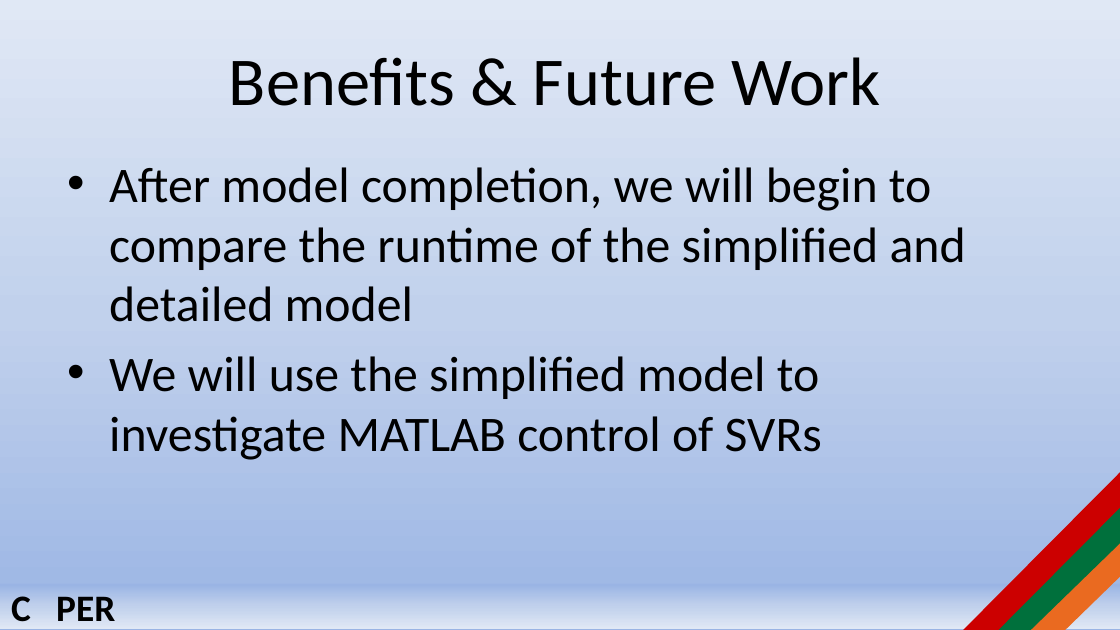
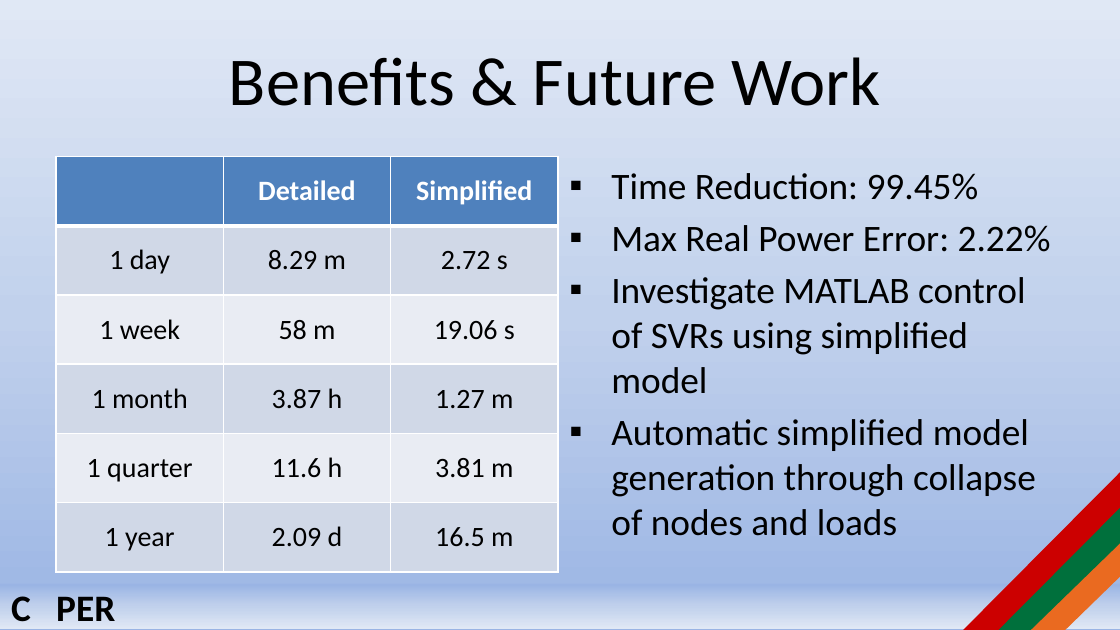
Before and after one commit to jlavall1/CAPER, a slide deck: slide 12 of 06_Joshua_Smith/Documents/CAPER April 4 5 2016.pptx. Drawn at 1120x630 pixels with LibreOffice and Linux fonts; fonts in the diff are those of the drawing; background and template pictures are left out. Boxes give left, top, right and bottom in pixels: in the first picture for what was removed or moved away, otherwise in the second. Text is boxed around its words. In the diff, an @@ line names an element or a change of style, - is before the commit and + after.

```diff
--- a/06_Joshua_Smith/Documents/CAPER April 4 5 2016.pptx
+++ b/06_Joshua_Smith/Documents/CAPER April 4 5 2016.pptx
@@ table added at bbox=[56, 157, 557, 572], 6 rows, 3 columns @@
+ | Detailed | Simplified
+1 day | 8.29 m | 2.72 s
+1 week | 58 m | 19.06 s
+1 month | 3.87 h | 1.27 m
+1 quarter | 11.6 h | 3.81 m
+1 year | 2.09 d | 16.5 m
@@ text at bbox=[611, 173, 1051, 536]: text changed; size 32 to 24 pt @@
-• After model completion, we will begin to compare the runtime of the simplified and detailed model
-• We will use the simplified model to investigate MATLAB control of SVRs
+▪ Time Reduction: 99.45%
+▪ Max Real Power Error: 2.22%
+▪ Investigate MATLAB control of SVRs using simplified model
+▪ Automatic simplified model generation through collapse of nodes and loads
```
Also in this commit, not shown: 7 other slides changed, 1 slide added, 1 slide removed, 24 other files.
